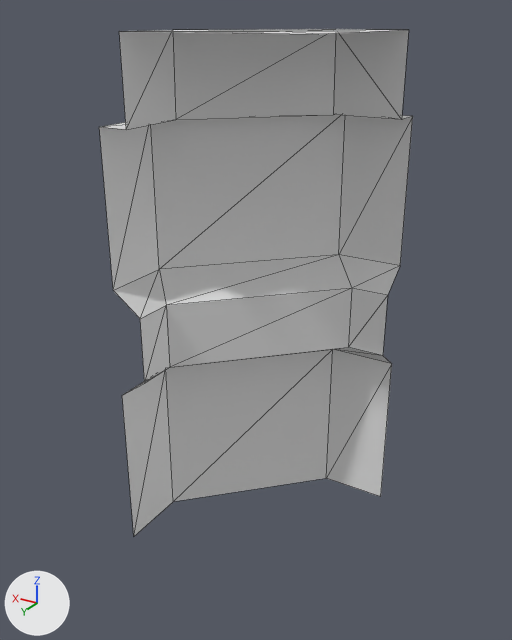
The glTF model parallel-timelines/models/hull/walls/corner.glb: old version first, new version second.
Before and after are seen from a 50 mm lens placed at (-1.39, 2.31, 2.05), pointed at (-0.09, 0.13, 0.96). The axes (+X, +Y, +Z) are drawn at lower left. The lights are the same throughout. The first picture is the older version. Mesh edges are drawn as thin lines. Vertices at exactly the same position are counted once.

Script lines for the objects in view, before the commit:
```python
me_cornermesh = bpy.data.meshes.new('CornerMesh')
me_cornermesh.from_pydata(...)  # 36 vertices, 49 faces; spans x -0.5..0.3, y -0.3..0.5, z 0.0..2.0
ob_corner = bpy.data.objects.new('Corner', me_cornermesh)
ob_corner.location = (0.0, 0.0, 0.0)
```
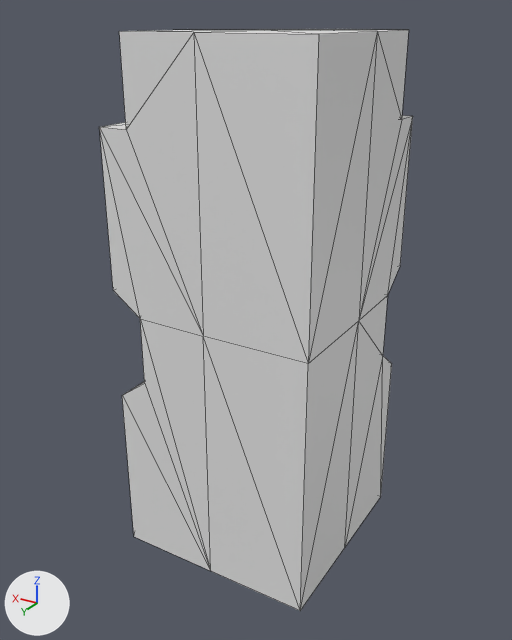
The change in detail:
me_cornermesh is used by ob_corner; location (0.0, 0.0, 0.0).
me_cornermesh had 36 vertices, 49 faces and spanned x -0.5..0.3, y -0.3..0.5, z 0.0..2.0.
me_cornermesh now has 42 vertices, 75 faces and spans x -0.5..0.3, y -0.3..0.5, z 0.0..2.0.
Part 1, on me_cornermesh:
2 vertices are removed from x -0.5..-0.23, y 0.23..0.5, z 2.0.
4 faces are deleted.
1 vertex moves from x -0.23, y 0.23, z 2.0 to x -0.1, y 0.1, z 2.0.
8 vertices are added at x -0.5..-0.1, y 0.1..0.5, z 0.0..2.0.
30 new faces join them.

Where the change shows, as pixel boxes [x1, y1, x2, y2] in the pictures (512 x 640 px):
'Corner', reshaped (15% taller)
    before: [99, 29, 413, 536]
    after: [99, 29, 413, 611]
part 1 of me_cornermesh, built on
    before: [130, 29, 396, 34]
    after: [99, 29, 413, 611]
